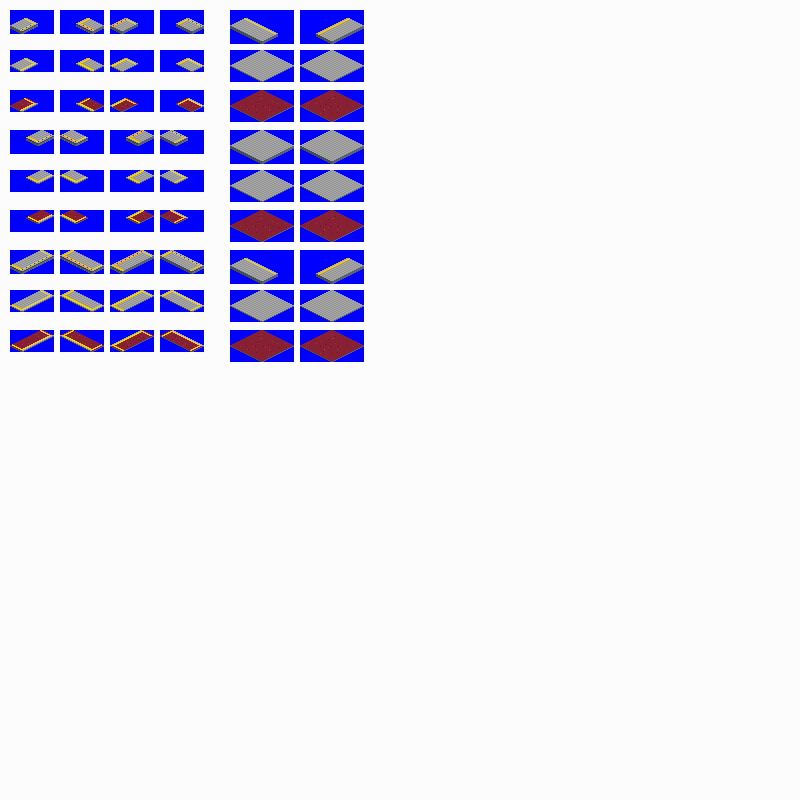
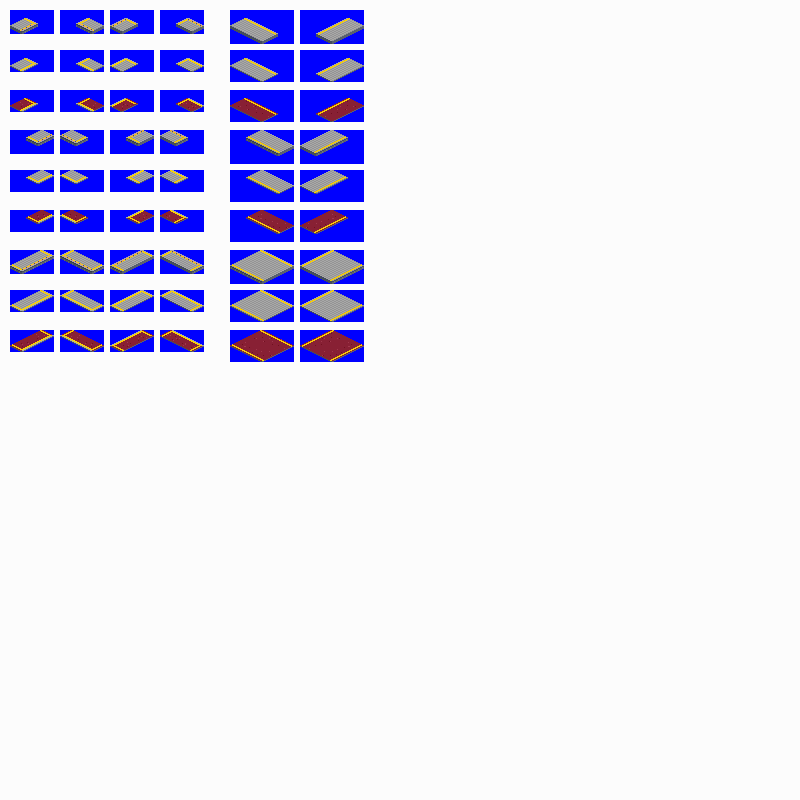
The second (800, 800) image is a revision of the first. Changes to its layers:
painted on "sprites" over [230, 50, 364, 361]
